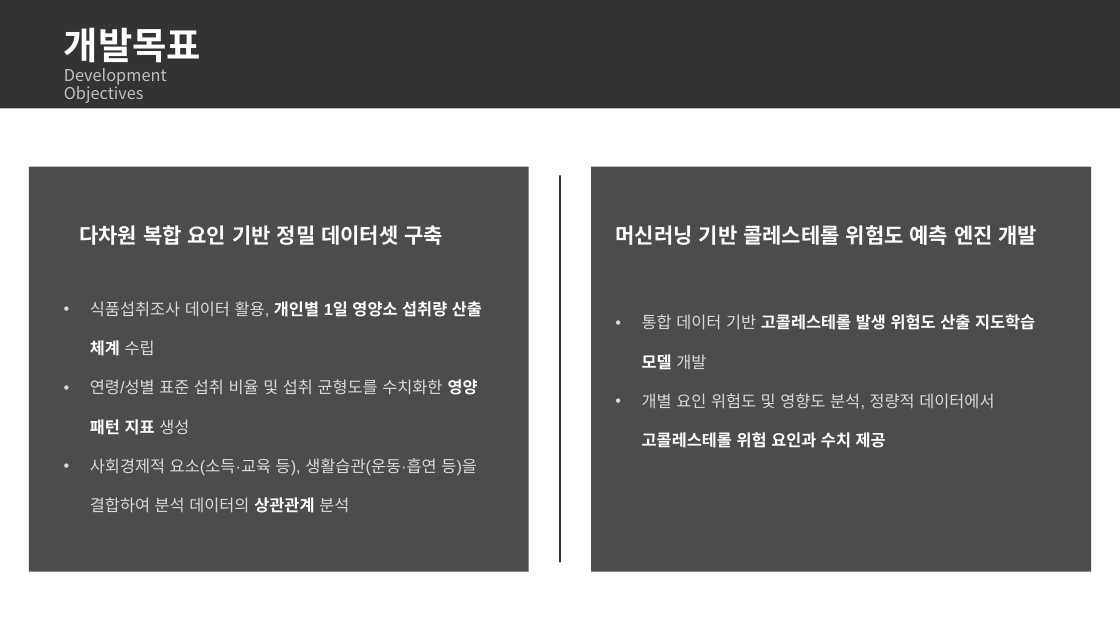
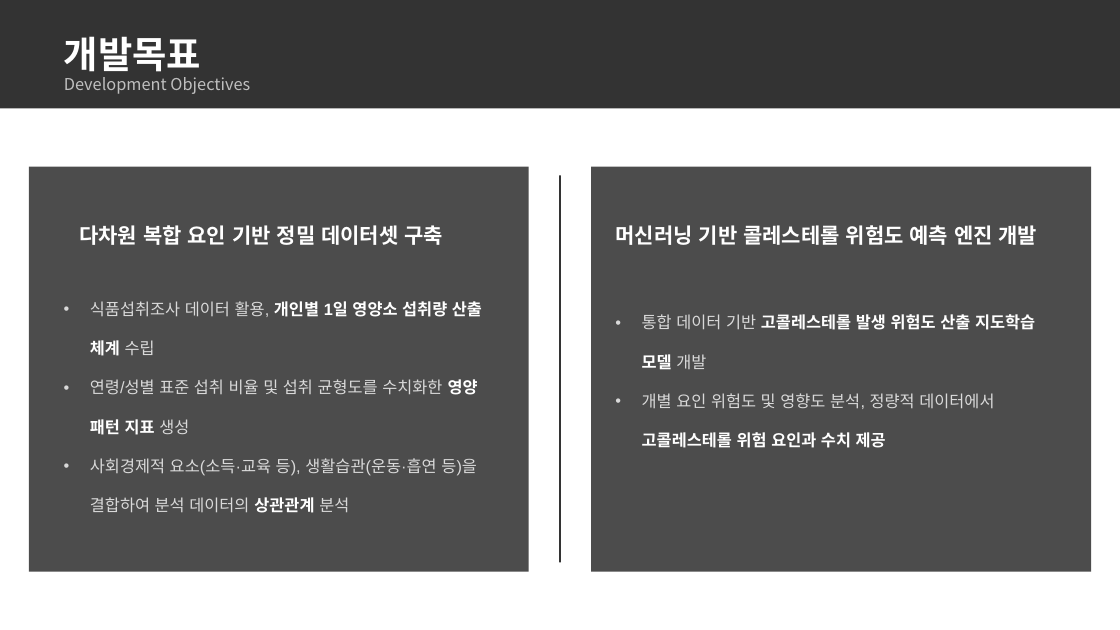
Before and after one commit to dc-inside/LeeSeungChan, a slide deck: slide 4 of 1차 프로젝트/기획/기획서.pptx. Drawn at 1120x630 pixels with LibreOffice and Linux fonts; fonts in the diff are those of the drawing. Boxes give left, top, right and bottom in pixels: in the first picture for what was removed or moved away, otherwise in the second. Text is boxed around its words. In the diff, an @@ line names an element or a change of style, - is before the commit and + after.

```diff
--- a/1차 프로젝트/기획/기획서.pptx
+++ b/1차 프로젝트/기획/기획서.pptx
@@ text "개발목표 Development Objectives" rewrapped from (x1=64, y1=27, x2=201, y2=103) to (x1=64, y1=36, x2=250, y2=94) @@
```
Also in this commit, not shown: 3 other slides changed.
